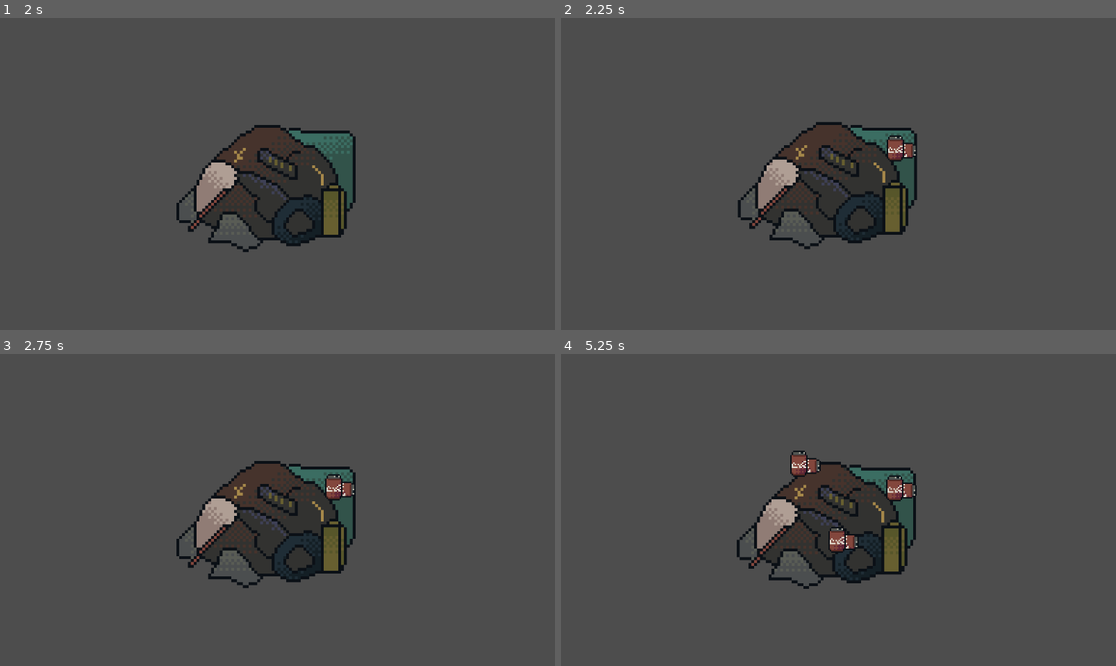
Above: before the commit, frames 1-4 (two rows, left to right).
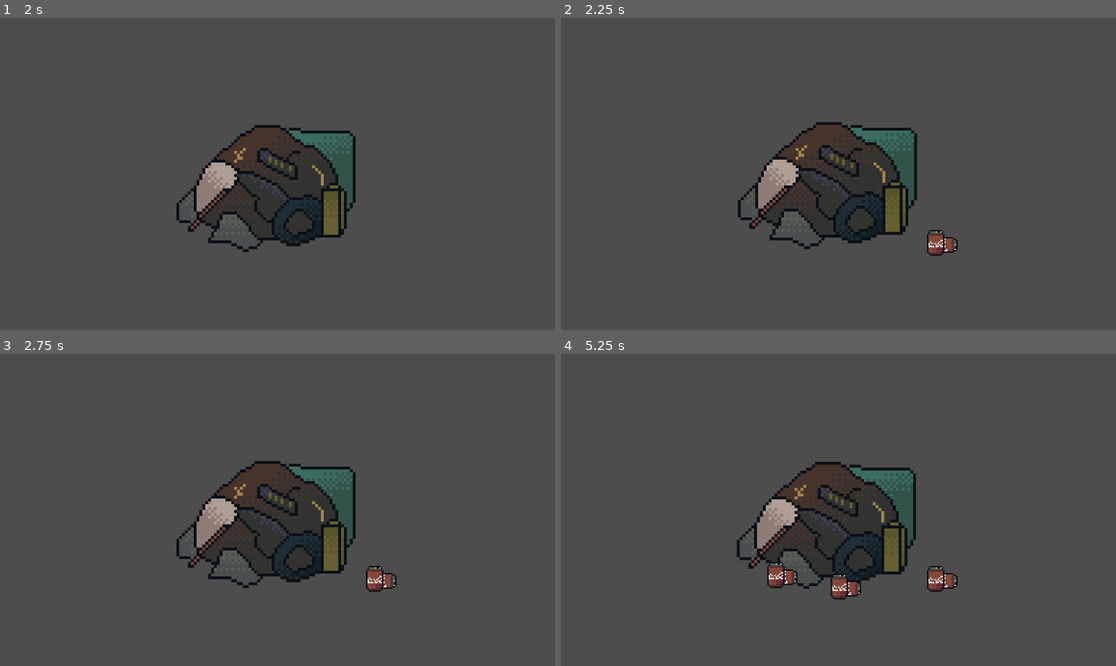
Above: after the commit, the same moments.

Repository: kojko1000/rep
Game: Godot game, scene res://scense/main.tscn
Same seed, same stepped clock (60 frames per second), same inputs: the game is played once before the commit and once after it. Sound files missing from this copy of the repository are replaced by a short silence.
Inputs (mouse positions are in pixels of both pictures, inside the frame that each line leads up to):
- Up to frame 1 (2 s): tap Enter at 0.5 s; move the mouse to (410, 177) at 0.52 s; click (410, 177) at 0.67 s; tap Space at 1.25 s; move the mouse to (183, 149) at 1.27 s; click (183, 149) at 1.42 s
- Up to frame 2 (2.25 s): move the mouse to (827, 192) at 2.02 s; click (827, 192) at 2.17 s
- Up to frame 3 (2.75 s): no input
- Up to frame 4 (5.25 s): tap Enter at 2.75, 4.25 s; move the mouse to (810, 572) at 2.77 s; click (810, 572) at 2.92 s; tap Space at 3.5, 5 s; move the mouse to (1005, 556) at 3.52 s; click (1005, 556) at 3.67 s; move the mouse to (672, 463) at 4.27 s; click (672, 463) at 4.42 s; move the mouse to (866, 510) at 5.02 s; click (866, 510) at 5.17 s

Frame 1 is identical in both runs. In frame 2, 0.7% of the frame differs, in the area x 58-72%, y 37-77%; in frame 3, 0.7%; in frame 4, 2.0%, in the area x 37-72%, y 30-79%.

Commit message:
NormalComponentsSpawn

Diff:
--- a/zone-shope/scense/components.tscn
+++ b/zone-shope/scense/components.tscn
@@ -8,3 +8,4 @@
 
 [node name="Sprite2D" type="Sprite2D" parent="."]
 texture_filter = 1
+scale = Vector2(6, 6)
--- a/zone-shope/scripts/trash.gd
+++ b/zone-shope/scripts/trash.gd
@@ -25,9 +25,9 @@
 
 func make_trashComponents(nazva: String):
 	var new_trash = TrashChertezh.instantiate()
-	add_child(new_trash)
+	get_tree().get_root().add_child(new_trash)
 	new_trash.setup("банка")
-	new_trash.position = Vector2(randf_range(-25,25),randf_range(-25,25))
+	new_trash.position = Vector2(randf_range(-250,250),randf_range(125,170))
 
 	pass
 
